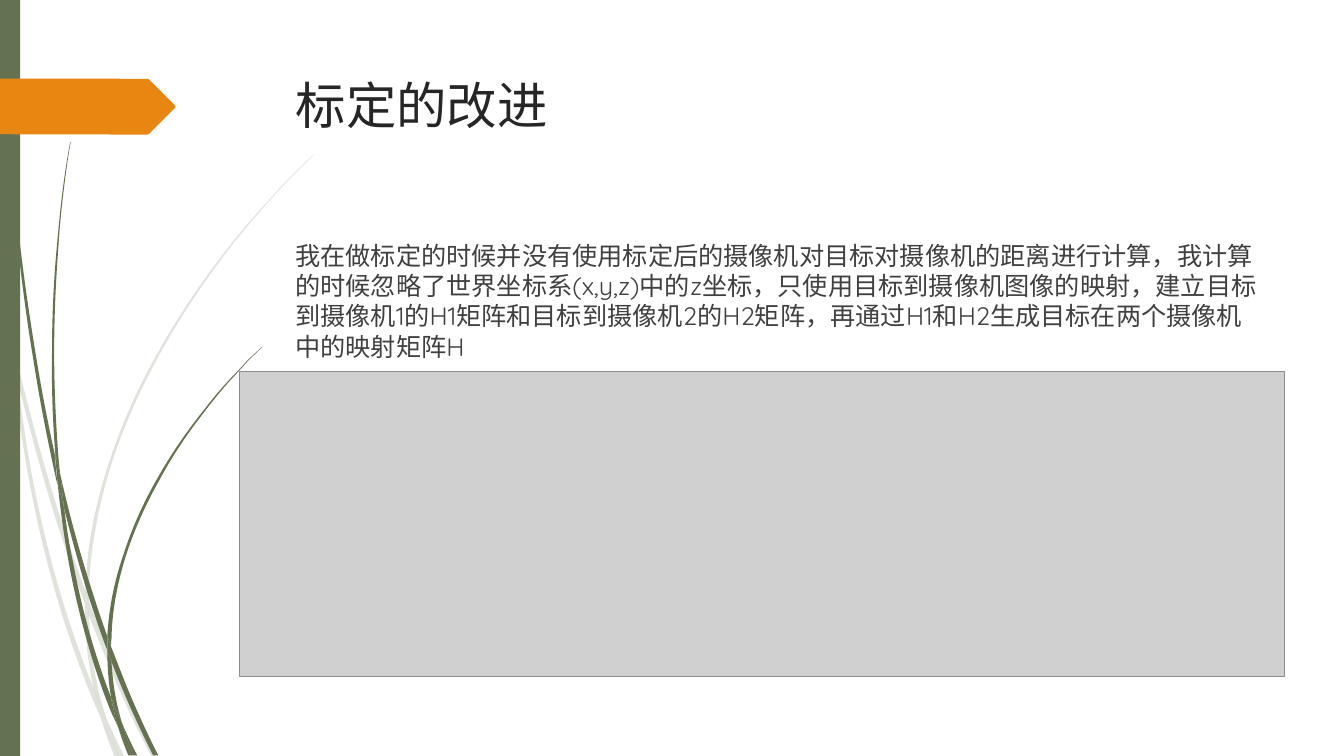
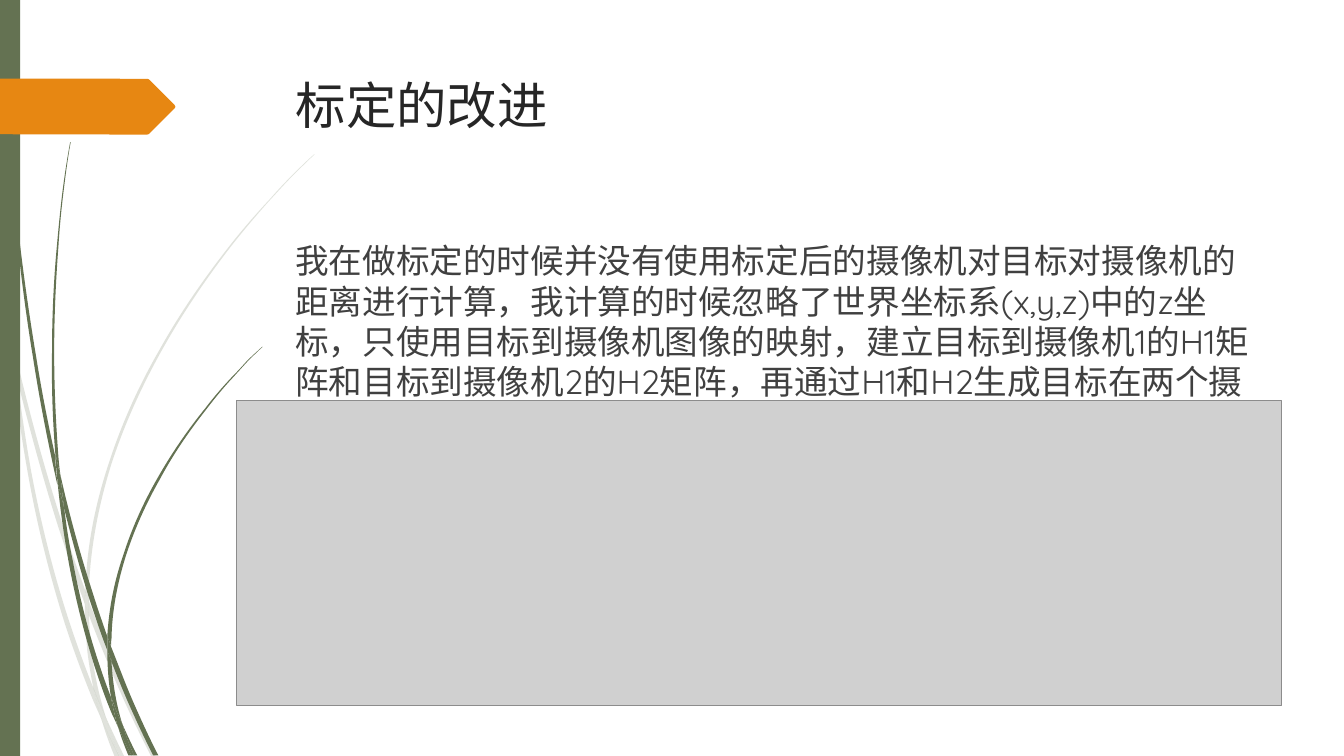
Before and after one commit to john-rgb/meizitu, a slide deck: slide 11 of 论文创新点.ppt (slide 10 before the commit). Drawn at 1344x756 pixels with LibreOffice and Linux fonts; fonts in the diff are those of the drawing; grey boxes stand for pictures; background and template pictures are left out. Boxes give left, top, right and bottom in pixels: in the first picture for what was removed or moved away, otherwise in the second. Text is boxed around its words. In the diff, an @@ line names an element or a change of style, - is before the commit and + after.

```diff
--- a/论文创新点.ppt
+++ b/论文创新点.ppt
@@ text "我在做标定的时候并没有使用标定后的摄像机对目标对摄像机的距离进行计算，我计算的时候忽略了世界坐标系(x,y,z)中的z坐 ..." at <box>295,244,1249,404</box>: size 18 to 24 pt @@
@@ picture: place and size @@
-picture at <box>240,372,1285,676</box>
+picture at <box>237,400,1282,704</box>
```
Also in this commit, not shown: 2 other slides changed, 1 slide added, 1 other file.
